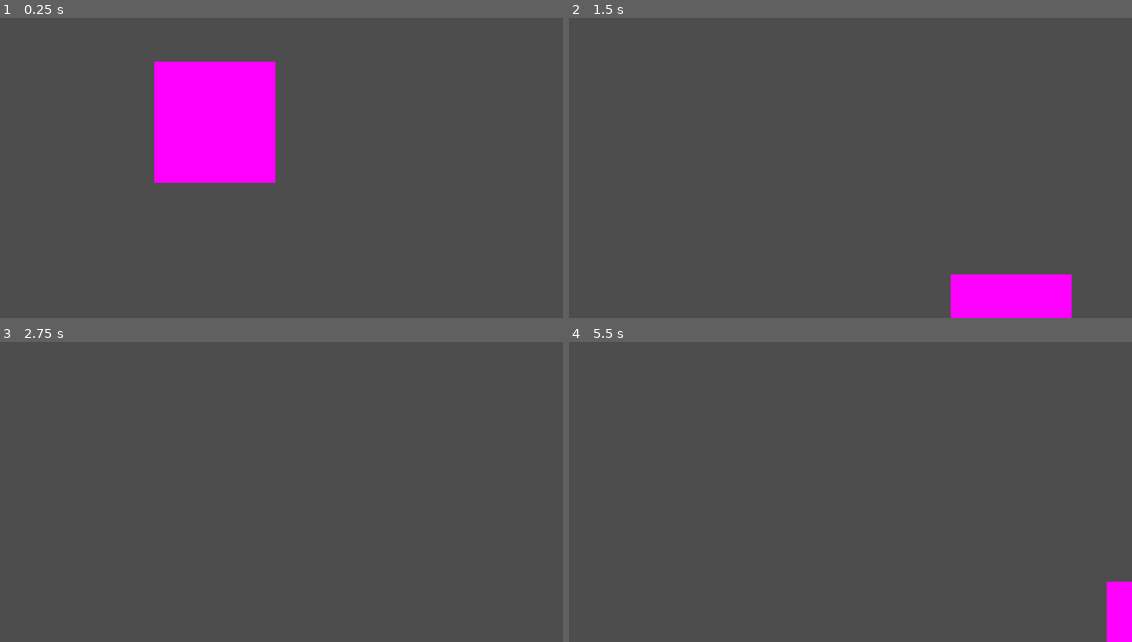
Above: before the commit, frames 1-4 (two rows, left to right).
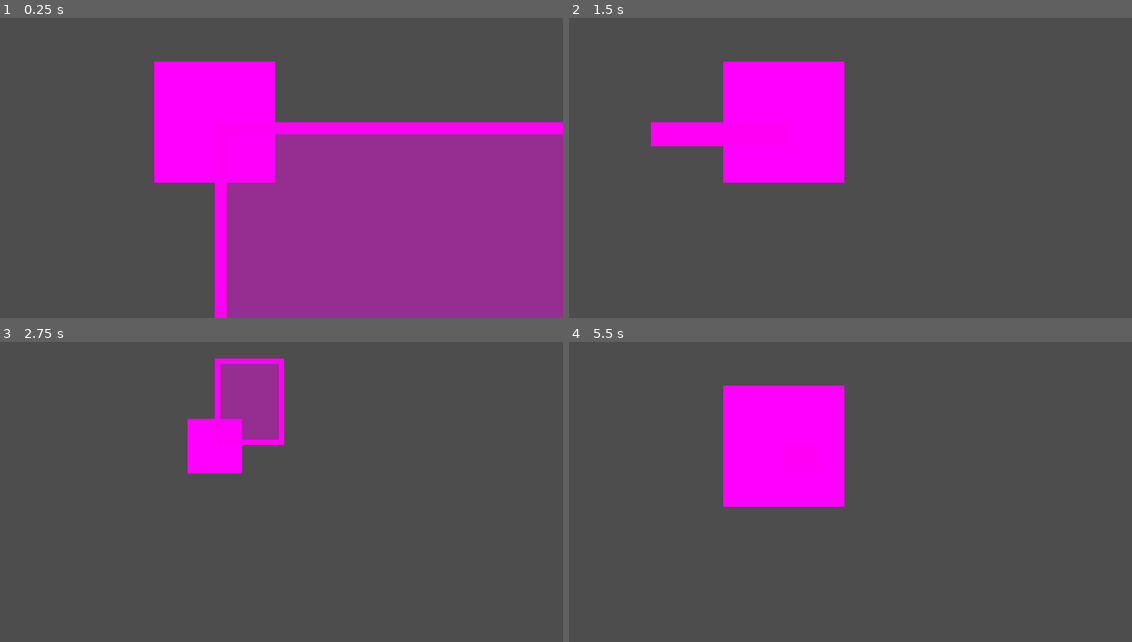
Above: after the commit, the same moments.

Repository: ketexon/ld56-team-3
Game: Godot game, scene res://game.tscn
Two runs of this game, one before a commit and one after it. Both use one fixed random seed, a clock stepped at 60 frames per second and the inputs below.
Inputs (mouse positions are in pixels of both pictures, inside the frame that each line leads up to):
- Up to frame 1 (0.25 s): no input
- Up to frame 2 (1.5 s): tap Enter at 0.5 s; move the mouse to (934, 102) at 0.52 s; hold Space (center_on_colony) 0.53-1.28 s; click (934, 102) at 0.67 s; move the mouse to (642, 141) at 1.27 s; tap 1 (zoom_0) at 1.35 s; click (642, 141) at 1.42 s
- Up to frame 3 (2.75 s): tap Enter at 2 s; move the mouse to (287, 360) at 2.02 s; hold 2 (zoom_1) from 2.03 s (still down); click (287, 360) at 2.17 s
- Up to frame 4 (5.5 s): tap Space (center_on_colony) at 2.75, 4.25, 4.35 s; move the mouse to (749, 525) at 2.77 s; release 2 (zoom_1) at 2.78 s; tap 3 (zoom_2) at 2.85 s; click (749, 525) at 2.92 s; tap Enter at 3.5 s; move the mouse to (991, 504) at 3.52 s; hold 4 (zoom_3) 3.53-4.28 s; click (991, 504) at 3.67 s; move the mouse to (574, 387) at 4.27 s; click (574, 387) at 4.42 s; move the mouse to (816, 447) at 5.02 s; hold 1 (zoom_0) from 5.03 s (still down); click (816, 447) at 5.17 s

The runs differ from the first frame. In frame 1, 38% of the frame differs, in the area x 38-100%, y 34-100%; in frame 2, 13%; in frame 3, 5.0%; in frame 4, 9.6%.
Error before the commit: Invalid access to property or key 'shift_pressed' on a base object of type 'int'. (res://CameraControls.gd:24)

Commit message:
started selection

Diff:
--- a/CameraControls.gd
+++ b/CameraControls.gd
@@ -16,16 +16,19 @@
 var last_zoom_level: int = -1
 
 var zoom_percent: float = 0
+var panning := false
 
 @onready var pan_goal: Vector2 = position
 
 func _input(event: InputEvent) -> void:
 	if event is InputEventMouseButton:
-		var mods = event.get_modifiers_mask().shift_pressed
-		if event.button_index == MOUSE_BUTTON_LEFT and not mods.shift_pressed:
-			if event.pressed:
+		if event.button_index == MOUSE_BUTTON_LEFT:
+			if event.pressed and not event.shift_pressed:
 				start_cursor_pos = get_viewport().get_mouse_position()
 				start_pos = position
+				panning = true
+			elif not event.pressed:
+				panning = false
 		if event.button_index == MOUSE_BUTTON_WHEEL_UP:
 			set_zoom_percent(zoom_percent + scroll_sensitivity)
 		if event.button_index == MOUSE_BUTTON_WHEEL_DOWN:
@@ -55,7 +58,7 @@
 
 
 func _process(delta: float) -> void:
-	if Input.is_mouse_button_pressed(MOUSE_BUTTON_LEFT):
+	if panning:
 		var cur_pos := get_viewport().get_mouse_position()
 		var delta_pos := cur_pos - start_cursor_pos
 		pan_goal = start_pos - delta_pos/zoom.x
--- /dev/null
+++ b/Selection/TinyCreatureSelector.gd
@@ -0,0 +1,31 @@
+class_name TinyCreatureSelector
+extends Control
+
+var mouse_pos_start: Vector2
+var selecting := false
+
+@onready var rect: NinePatchRect = %Rect
+
+func _input(event: InputEvent) -> void:
+	if event is InputEventMouseButton:
+		if event.button_index == MOUSE_BUTTON_LEFT and event.shift_pressed:
+			if event.is_pressed():
+				mouse_pos_start = get_global_mouse_position()
+				position = mouse_pos_start
+				rect.size = Vector2.ZERO
+				selecting = true
+			else:
+				selecting = false
+
+func _process(_delta: float) -> void:
+	if Input.is_mouse_button_pressed(MOUSE_BUTTON_LEFT):
+		var cur_mouse_pos := get_global_mouse_position()
+		var delta_mouse_pos := cur_mouse_pos - mouse_pos_start
+
+		position = mouse_pos_start
+		if delta_mouse_pos.x < 0:
+			position.x = mouse_pos_start.x + delta_mouse_pos.x
+		if delta_mouse_pos.y < 0:
+			position.y = mouse_pos_start.y + delta_mouse_pos.y
+
+		rect.size = delta_mouse_pos.abs()
--- /dev/null
+++ b/Selection/TinyCreatureSelector.tscn
@@ -0,0 +1,22 @@
+[gd_scene load_steps=3 format=3 uid="uid://bhw1scxos7xws"]
+
+[ext_resource type="Script" path="res://Selection/TinyCreatureSelector.gd" id="1_0lnoo"]
+[ext_resource type="Texture2D" uid="uid://dmke3je7pst1a" path="res://Selection/Selection.png" id="2_8naul"]
+
+[node name="TinyCreatureSelector" type="Control"]
+layout_mode = 3
+anchors_preset = 0
+script = ExtResource("1_0lnoo")
+
+[node name="Rect" type="NinePatchRect" parent="."]
+unique_name_in_owner = true
+texture_filter = 1
+layout_mode = 0
+offset_right = 40.0
+offset_bottom = 40.0
+texture = ExtResource("2_8naul")
+patch_margin_left = 1
+patch_margin_top = 1
+patch_margin_right = 1
+patch_margin_bottom = 1
+metadata/_edit_use_anchors_ = true
--- a/game.tscn
+++ b/game.tscn
@@ -1,7 +1,8 @@
-[gd_scene load_steps=4 format=3 uid="uid://b33kuaqm0s1q"]
+[gd_scene load_steps=5 format=3 uid="uid://b33kuaqm0s1q"]
 
 [ext_resource type="Script" path="res://CameraControls.gd" id="1_6r02h"]
 [ext_resource type="Script" path="res://Colony.gd" id="2_mgtgc"]
+[ext_resource type="PackedScene" uid="uid://bhw1scxos7xws" path="res://Selection/TinyCreatureSelector.tscn" id="3_nht5s"]
 
 [sub_resource type="PlaceholderTexture2D" id="PlaceholderTexture2D_pm4x3"]
 
@@ -20,3 +21,6 @@
 [node name="Sprite2D" type="Sprite2D" parent="Colony"]
 scale = Vector2(10, 10)
 texture = SubResource("PlaceholderTexture2D_pm4x3")
+
+[node name="TinyCreatureSelector" parent="." instance=ExtResource("3_nht5s")]
+metadata/_edit_use_anchors_ = true
Binary file added: Selection/Selection.aseprite
Binary file added: Selection/Selection.png
Not shown, added: Selection/Selection.png.import
